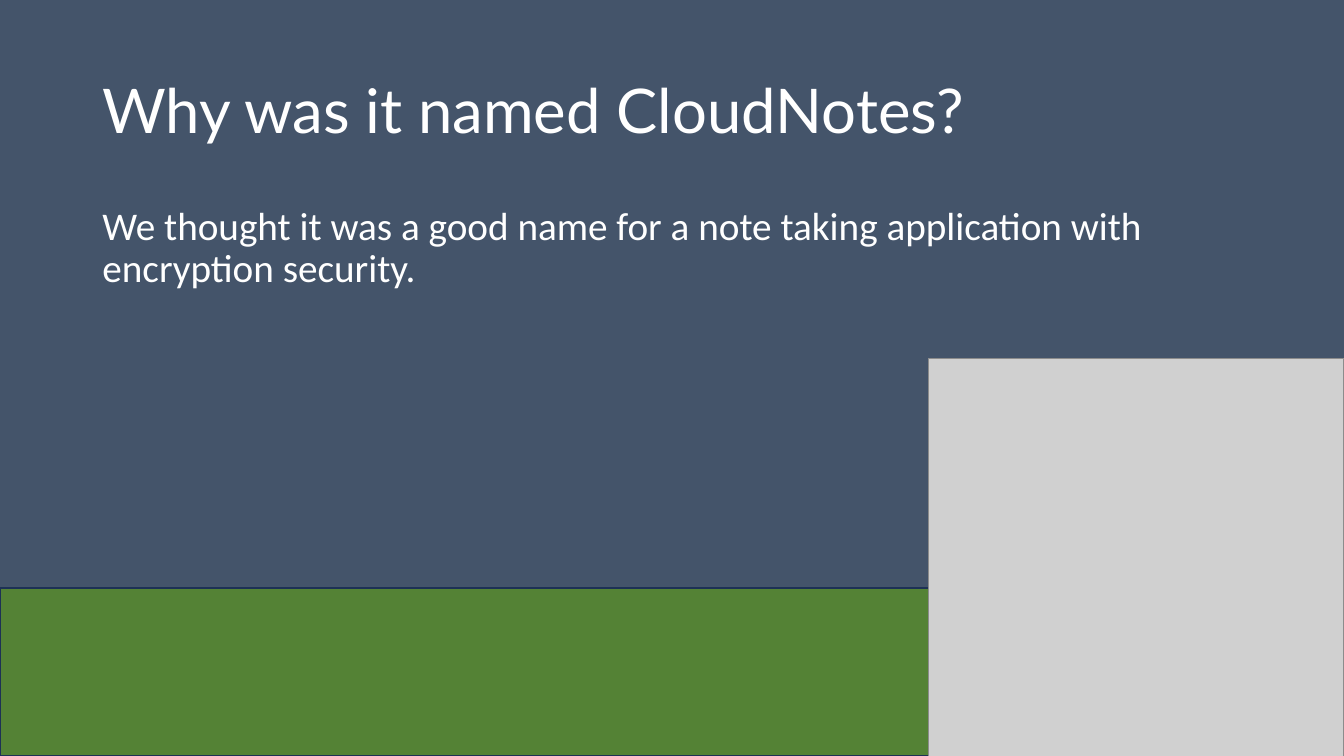
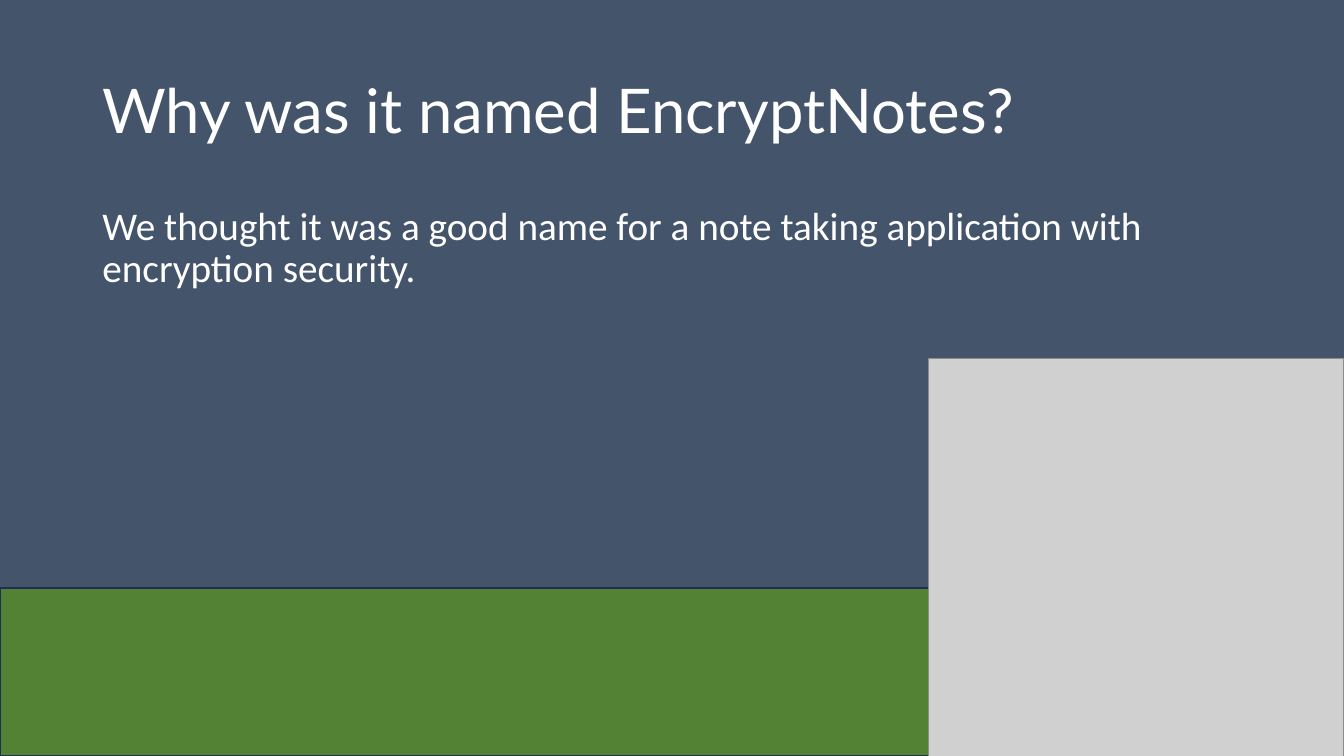
Before and after one commit to Dwaddle26/EncryptNotes, a slide deck: slide 3 of Team_2_Presentation_1.pptx. Drawn at 1344x756 pixels with LibreOffice and Linux fonts; fonts in the diff are those of the drawing; grey boxes stand for pictures. Boxes give left, top, right and bottom in pixels: in the first picture for what was removed or moved away, otherwise in the second. Text is boxed around its words. In the diff, an @@ line names an element or a change of style, - is before the commit and + after.

```diff
--- a/Team_2_Presentation_1.pptx
+++ b/Team_2_Presentation_1.pptx
@@ title at (x1=102, y1=87, x2=1014, y2=144): text changed @@
-Why was it named CloudNotes?
+Why was it named EncryptNotes?
```
Also in this commit, not shown: 1 other slide changed.
